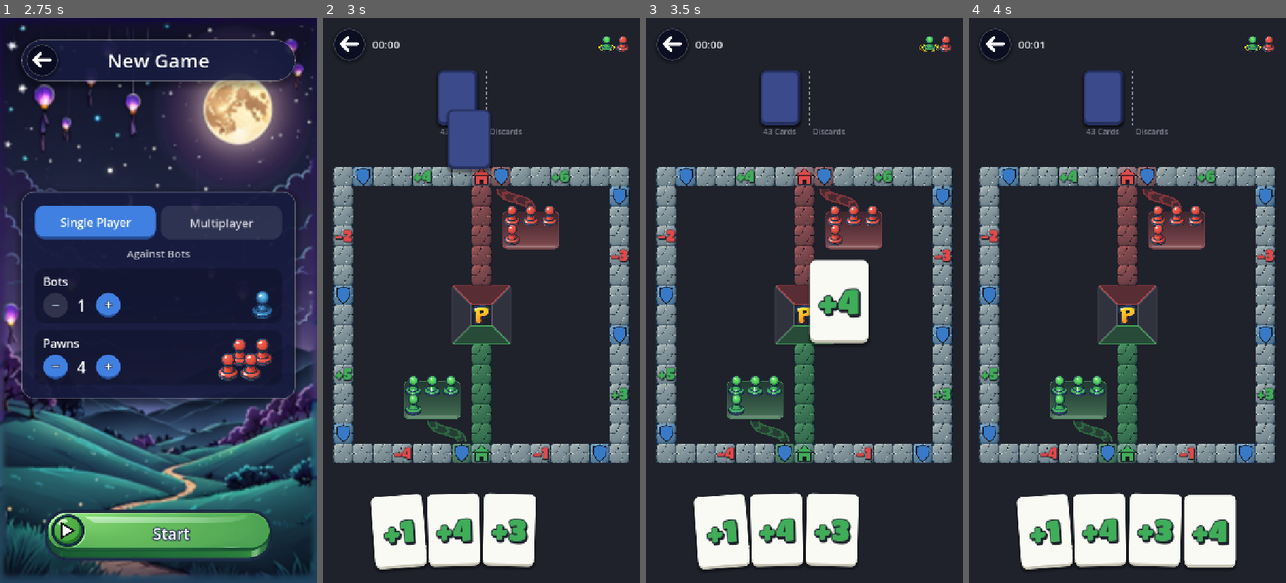
Above: before the commit, frames 1-4 (left to right).
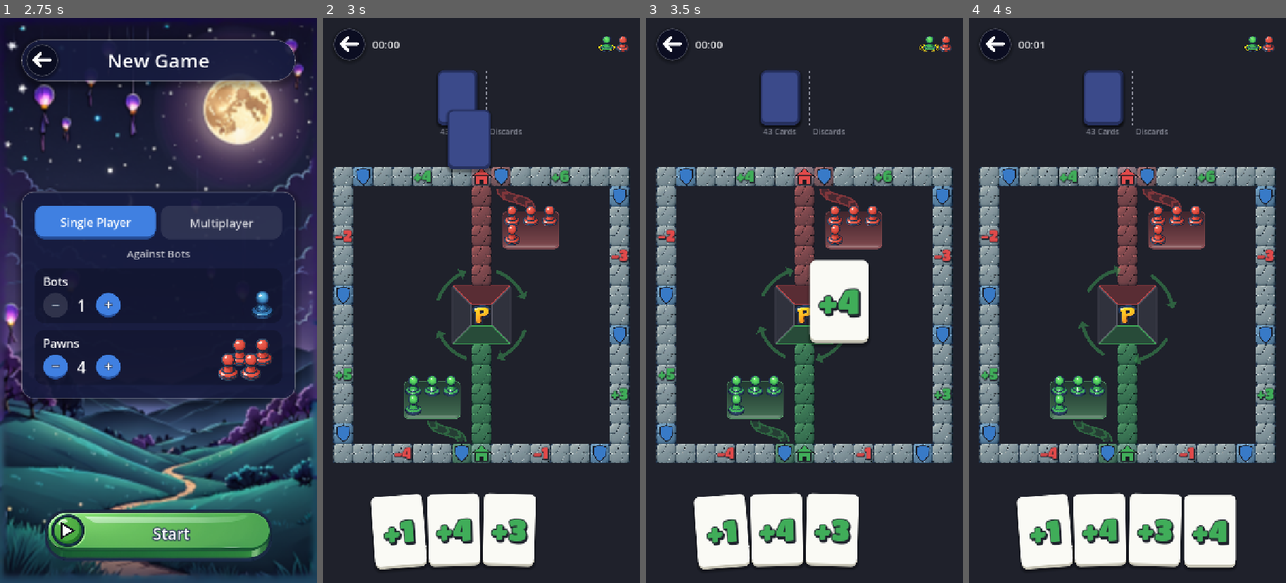
Above: after the commit, the same moments.

Repository: sezertanci/Pawnic
Game: Godot game, scene res://scenes/main.tscn
The game is run twice, just before and just after one commit, with the same random seed, the same clock (stepped at 60 frames per second) and the same inputs.
Inputs (mouse positions are in pixels of both pictures, inside the frame that each line leads up to):
- Up to frame 1 (2.75 s): click "New Game" at 0.5 s; click "Single Player" at 1.25 s; click "Single Player" at 2 s
- Up to frame 2 (3 s): click "Start" at 2.75 s
- Up to frame 3 (3.5 s): no input
- Up to frame 4 (4 s): tap Enter at 3.5 s; drag from (1127, 317) to (1159, 176) at 3.52 s

Frame 1 is identical in both runs. In frame 2, 0.4% of the frame differs, in the area x 35-65%, y 44-61%; in frame 3, 0.2%; in frame 4, 0.4%.

Commit message:
feat: tahtada dönen saat yönü oku ve nasıl oynanır maddesi
- TurnSpinner: bitiş alanının çevresinde 30 saniyede bir tur atan, sıradaki oyuncunun
  renginde yarı saydam dört oklu yay
- CircularArrow: yay ve ok başı çizimi ortak yardımcıya alındı, yenile simgesi de kullanıyor
- "Nasıl oynanır" listesine "Oyun saat yönünde oynanır." maddesi (tüm dillerde)
- PROGRESS.md: yön oku, el boyutu ve renk dengesi kararları

Co-Authored-By: Claude Opus 5.5 <noreply@anthropic.com>

Diff:
--- a/data/translations.csv
+++ b/data/translations.csv
@@ -8,6 +8,7 @@
 SET_PLAYERS,Oyuncu Sayısı,Players,Spieler,Jugadores,Joueurs,Giocatori,Jogadores,Jumlah Pemain
 SET_PAWNS,Taş Sayısı,Pawns,Figuren,Fichas,Pions,Pedine,Peões,Jumlah Bidak
 START,Başla,Start,Start,Empezar,Commencer,Inizia,Começar,Mulai
+RULE_DIRECTION,Oyun saat yönünde oynanır.,The game is played clockwise.,Gespielt wird im Uhrzeigersinn.,Se juega en el sentido de las agujas del reloj.,On joue dans le sens des aiguilles d'une montre.,Si gioca in senso orario.,Joga-se no sentido horário.,Permainan dimainkan searah jarum jam.
 RULE_DRAW,"Sıran gelince 1 kart çekersin, elindeki 4 karttan birini oynarsın.","On your turn, draw 1 card and play one  …(450 unchanged characters)…
 RULE_EXIT,Taş başlangıçtan Çıkış kartıyla ya da 6 ile çıkar.,A pawn leaves the start with an Exit card or a 6.,Eine Fig …(357 unchanged characters)…
 RULE_CAPTURE,"Rakip taşın üstüne gelirsen onu başlangıca yollarsın, kendi taşının üstüne gelemezsin. Kalkanlı karelerde …(1389 unchanged characters)…
--- a/scripts/ui/board_view.gd
+++ b/scripts/ui/board_view.gd
@@ -58,6 +58,11 @@
 var preview_seat := BoardLayout.NO_SEAT
 ## Taş animasyonlarının hız çarpanı.
 var speed_scale := 1.0
+## Sırası gelen koltuk; ortadaki dönen ok bu renkte çizilir. NO_SEAT iken ok gösterilmez.
+var turn_seat := BoardLayout.NO_SEAT:
+	set(value):
+		turn_seat = value
+		_update_spinner()
 
 var _centers: Array[Vector2] = []
 ## Evdeki taşlar, eve geliş sırasıyla; yamuktaki dizilim bu sıraya göredir.
@@ -65,12 +70,17 @@
 var _radii: Array[float] = []
 ## Oynanmakta olan hamlenin animasyonu; yoksa null.
 var _animation: PawnAnimation
+## Ortadaki dönen sıra oku; turn_seat NO_SEAT iken gizlidir.
+var _spinner := TurnSpinner.new()
 var _tween: Tween
 var _time := 0.0
 
 
 func _ready() -> void:
 	Skins.changed.connect(queue_redraw)
+	Skins.changed.connect(_update_spinner)
+	add_child(_spinner)
+	_update_spinner()
 
 
 ## Seçilebilir bir şey ya da yol önizlemesi varken dalga ve varış ışığı oynasın diye tahta her
@@ -87,6 +97,9 @@
 	var active := _active_seats()
 	_draw_links(active)
 	_draw_home_tray(active)
+	var area := _home_area()
+	_spinner.position = area.get_center()
+	_spinner.half = area.size.x / 2.0
 	for square: int in range(board.layout.square_count()):
 		if _is_visible(square, active):
 			_draw_square(square, active)
@@ -225,6 +238,14 @@
 		sides.append(_home_side(seat))
 		colors.append(skin.seat_color(seat) if active.has(seat) else skin.mark_color)
 	HomeTray.draw(self, _home_area(), sides, colors, skin, _cell_size())
+
+
+## Dönen oku sıradaki oyuncunun rengine boyar; sıra kimsede değilse gizler.
+func _update_spinner() -> void:
+	_spinner.visible = turn_seat != BoardLayout.NO_SEAT
+	_spinner.set_process(_spinner.visible)
+	if _spinner.visible:
+		_spinner.color = Skins.current.seat_color(turn_seat)
 
 
 ## Bitiş karelerinin hücrelerini kapsayan alan (piksel).
--- /dev/null
+++ b/scripts/ui/circular_arrow.gd
@@ -0,0 +1,75 @@
+class_name CircularArrow
+extends RefCounted
+## Ucunda dolu üçgen ok başı olan, saat yönünde ilerleyen yay. Yenile simgesi ve tahtanın
+## ortasındaki dönen sıra oku bunu kullanır.
+
+## Ok başının boyu (yarı genişliğine oranla).
+const HEAD_LENGTH := 1.1
+const ARC_POINTS := 24
+
+
+## start açısından end açısına giden yayı, başını yuvarlak, sonunu ok başlı çizer. Çizilen ok
+## başının köşelerini döner; kenar çizmek isteyen çağıran bunları kullanır.
+static func draw(
+	canvas: CanvasItem,
+	center: Vector2,
+	radius: float,
+	angles: Vector2,
+	width: float,
+	head_half: float,
+	color: Color
+) -> PackedVector2Array:
+	canvas.draw_arc(center, radius, angles.x, angles.y, ARC_POINTS, color, width, true)
+	canvas.draw_circle(center + Vector2.from_angle(angles.x) * radius, width / 2.0, color)
+	var base := center + Vector2.from_angle(angles.y) * radius
+	var head := _head_points(base, angles.y, head_half)
+	canvas.draw_colored_polygon(head, color)
+	return head
+
+
+## Yayın ucunda, dönüş yönünü gösteren dolu üçgen ok başı.
+static func _head_points(base: Vector2, angle: float, half: float) -> PackedVector2Array:
+	var outward := Vector2.from_angle(angle)
+	var forward := Vector2.from_angle(angle + PI / 2.0)
+	return PackedVector2Array(
+		[base + forward * half * HEAD_LENGTH, base + outward * half, base - outward * half]
+	)
+
+
+## Yayı ve ok başını tek parça, kenarları yumuşatılmış bir şekil olarak çizer; parçalar üst üste
+## binmediği için yarı saydam çizimde koyu düğümler oluşmaz. Uzunluk başına
+## points_per_radian kadar nokta kullanılır.
+static func draw_smooth(
+	canvas: CanvasItem,
+	center: Vector2,
+	radius: float,
+	angles: Vector2,
+	width: float,
+	head_half: float,
+	color: Color,
+	points_per_radian: float
+) -> void:
+	var count := maxi(ceili(absf(angles.y - angles.x) * points_per_radian), 1)
+	var line := SmoothDraw.arc_points(center, radius, angles.x, angles.y, count)
+	var head := _head_points(center + Vector2.from_angle(angles.y) * radius, angles.y, head_half)
+	var shapes: Array[PackedVector2Array] = [head]
+	for stroke: PackedVector2Array in Geometry2D.offset_polyline(
+		line, width / 2.0, Geometry2D.JOIN_ROUND, Geometry2D.END_ROUND
+	):
+		var merged: Array[PackedVector2Array] = []
+		for shape: PackedVector2Array in shapes:
+			merged.append_array(Geometry2D.merge_polygons(shape, stroke))
+		shapes = merged
+	for shape: PackedVector2Array in shapes:
+		SmoothDraw.polygon(canvas, shape, color)
+
+
+## Ok başının çevresine yuvarlak köşeli kenar çizer.
+static func draw_rim(
+	canvas: CanvasItem, points: PackedVector2Array, color: Color, width: float
+) -> void:
+	var closed := points.duplicate()
+	closed.append(points[0])
+	canvas.draw_polyline(closed, color, width, true)
+	for point: Vector2 in points:
+		canvas.draw_circle(point, width / 2.0, color)
--- a/scripts/ui/game_screen.gd
+++ b/scripts/ui/game_screen.gd
@@ -118,6 +118,7 @@
 	_show_idle_hand()
 	_refresh_table()
 	var seat := _game.current_seat()
+	_board_view.turn_seat = seat
 	if _game.is_bot_turn():
 		_play_bot_turn()
 	elif _game.human_count() > 1:
--- a/scripts/ui/replay_icon.gd
+++ b/scripts/ui/replay_icon.gd
@@ -10,15 +10,12 @@
 const RADIUS_RATIO := 0.2
 const LINE_RATIO := 0.055
 const HEAD_RATIO := 0.085
-## Ok başının boyu (yarı genişliğine oranla).
-const HEAD_LENGTH := 1.1
 ## Yayların başlangıç açıları (üstteki soldan, alttaki sağdan başlar), aralarındaki boşluk ve
 ## ok başına yer açmak için yayın ucundan kesilen açı (radyan).
 const ARC_STARTS: Array[float] = [PI, 0.0]
 const GAP_ANGLE := PI / 3.2
 const HEAD_TRIM := 0.25
 const OUTLINE_WIDTH := 2.0
-const ARC_POINTS := 24
 
 
 func _init() -> void:
@@ -39,29 +36,11 @@
 	var radius := side * RADIUS_RATIO
 	var width := side * LINE_RATIO + extra
 	for arc_start: float in ARC_STARTS:
-		var start := arc_start + GAP_ANGLE / 2.0
-		var end := arc_start + PI - GAP_ANGLE / 2.0 - HEAD_TRIM
-		draw_arc(center, radius, start, end, ARC_POINTS, color, width, true)
-		draw_circle(center + Vector2.from_angle(start) * radius, width / 2.0, color)
-		var head := _head_points(center + Vector2.from_angle(end) * radius, end, side * HEAD_RATIO)
-		draw_colored_polygon(head, color)
+		var angles := Vector2(
+			arc_start + GAP_ANGLE / 2.0, arc_start + PI - GAP_ANGLE / 2.0 - HEAD_TRIM
+		)
+		var head := CircularArrow.draw(
+			self, center, radius, angles, width, side * HEAD_RATIO, color
+		)
 		if extra > 0.0:
-			_draw_rim(head, color, extra)
-
-
-## Yayın ucunda, dönüş yönünü gösteren dolu üçgen ok başı.
-func _head_points(base: Vector2, angle: float, half: float) -> PackedVector2Array:
-	var outward := Vector2.from_angle(angle)
-	var forward := Vector2.from_angle(angle + PI / 2.0)
-	return PackedVector2Array(
-		[base + forward * half * HEAD_LENGTH, base + outward * half, base - outward * half]
-	)
-
-
-## Üçgenin çevresine yuvarlak köşeli kenar çizer.
-func _draw_rim(points: PackedVector2Array, color: Color, width: float) -> void:
-	var closed := points.duplicate()
-	closed.append(points[0])
-	draw_polyline(closed, color, width, true)
-	for point: Vector2 in points:
-		draw_circle(point, width / 2.0, color)
+			CircularArrow.draw_rim(self, head, color, extra)
--- a/scripts/ui/rule_icon.gd
+++ b/scripts/ui/rule_icon.gd
@@ -1,10 +1,10 @@
 class_name RuleIcon
 extends Control
 ## "Nasıl oynanır" ekranında bir kuralın yanındaki küçük simge: açık renkli yuvarlak bir kutu ve
-## içinde kurala özel çizim. Kartlardaki semboller (çıkış, geri yolla, ev, yıldız) ve atma işareti
-## yeniden kullanılır; renkler arayüz temasından okunur.
+## içinde kurala özel çizim. Kartlardaki semboller (çıkış, geri yolla, ev, yıldız), atma işareti
+## ve tahtadaki dönen sıra okunun yayları yeniden kullanılır; renkler arayüz temasından okunur.
 
-enum Icon { CARDS, EXIT, CAPTURE, BOOST, HOME, DISCARD, WIN }
+enum Icon { DIRECTION, CARDS, EXIT, CAPTURE, BOOST, HOME, DISCARD, WIN }
 
 const STYLE := &"RuleIcon"
 const PANEL := &"panel"
@@ -27,6 +27,11 @@
 const BOOST_SPEEDS: Array[int] = [4, -2]
 ## Atma işaretinin yarıçapı (kutuya oranla).
 const DISCARD_RADIUS := 0.3
+## Yön simgesi: tahtadaki dönen ok gibi saat yönünde dört oklu yay, ileri kartı renginde.
+## Yarıçap, çizgi kalınlığı ve ok başının yarı genişliği kutuya oranla.
+const DIRECTION_RADIUS := 0.3
+const DIRECTION_LINE := 0.07
+const DIRECTION_HEAD := 0.11
 
 var _icon := Icon.CARDS
 var _symbol := CardSymbol.new()
@@ -53,6 +58,22 @@
 			_draw_speeds()
 		Icon.DISCARD:
 			DiscardMark.draw_mark(self, size / 2.0, size.x * DISCARD_RADIUS)
+		Icon.DIRECTION:
+			_draw_direction()
+
+
+## Saat yönünde dönen dört oklu yay.
+func _draw_direction() -> void:
+	var color := get_theme_color(CardSymbol.FORWARD_COLOR, CardSymbol.STYLE)
+	var side := size.x
+	TurnSpinner.draw_arrows(
+		self,
+		size / 2.0,
+		side * DIRECTION_RADIUS,
+		side * DIRECTION_LINE,
+		side * DIRECTION_HEAD,
+		color
+	)
 
 
 ## Örnek hız değerleri kutuyu eşit genişlikte bölerek yan yana çizilir.
--- a/scripts/ui/rule_list.gd
+++ b/scripts/ui/rule_list.gd
@@ -12,6 +12,7 @@
 const SUBHEADING_VARIATION := &"RulesSubheading"
 const CARDS_HEADING := "RULES_CARDS"
 const RULES: Dictionary[RuleIcon.Icon, String] = {
+	RuleIcon.Icon.DIRECTION: "RULE_DIRECTION",
 	RuleIcon.Icon.CARDS: "RULE_DRAW",
 	RuleIcon.Icon.EXIT: "RULE_EXIT",
 	RuleIcon.Icon.CAPTURE: "RULE_CAPTURE",
--- a/scripts/ui/smooth_draw.gd
+++ b/scripts/ui/smooth_draw.gd
@@ -47,13 +47,14 @@
 	canvas.draw_circle(center, radius - width / 2.0, fill, true, -1.0, true)
 
 
-## Yayın noktaları (from'dan to'ya, radyan); stroke ile çizilmek içindir.
+## Yayın noktaları (from'dan to'ya, radyan); stroke ile çizilmek içindir. Büyük yaylarda
+## köşeler görünmesin diye count artırılabilir.
 static func arc_points(
-	center: Vector2, radius: float, from: float, to: float
+	center: Vector2, radius: float, from: float, to: float, count: int = ARC_POINTS
 ) -> PackedVector2Array:
 	var points := PackedVector2Array()
-	for index: int in range(ARC_POINTS + 1):
-		var angle := lerpf(from, to, float(index) / ARC_POINTS)
+	for index: int in range(count + 1):
+		var angle := lerpf(from, to, float(index) / count)
 		points.append(center + Vector2.from_angle(angle) * radius)
 	return points
 
--- /dev/null
+++ b/scripts/ui/turn_spinner.gd
@@ -0,0 +1,68 @@
+class_name TurnSpinner
+extends CanvasGroup
+## Tahtanın ortasındaki bitiş alanını (dört yamuğu) çevreleyen, saat yönünde yavaşça dönen dört
+## oklu yay. Taşların hangi yönde ilerlediğini gösterir; rengi sıradaki oyuncunun rengidir ve
+## altındaki kareler görünsün diye yarı saydamdır. Saydamlık CanvasGroup ile bütün çizime bir
+## kez uygulanır, böylece parçaların değdiği yerler koyulaşmaz. Yaylar bir kez çizilir; dönüş
+## yalnızca iç düğümün açısını değiştirir, tahta her karede yeniden çizilmez.
+
+## Yayların sayısı, aralarındaki boşluk ve ok başına yer açmak için yayın ucundan kesilen açı.
+const ARC_COUNT := 4
+const GAP_ANGLE := PI / 5.0
+const HEAD_TRIM := 0.2
+## Yay yarıçapı, çizgi kalınlığı ve ok başının yarı genişliği (bitiş alanının yarı boyuna oranla).
+const RADIUS_RATIO := 1.55
+const LINE_RATIO := 0.1
+const HEAD_RATIO := 0.18
+## Yay boyunca radyan başına nokta sayısı; yaylar köşeli görünmesin diye.
+const POINTS_PER_RADIAN := 48.0
+## Yayların saydamlığı (0 görünmez, 1 tam dolu).
+const OPACITY := 0.45
+## Bir tam turun süresi (saniye).
+const TURN_SECONDS := 30.0
+
+## Yayların rengi; sıra değişince güncellenir.
+var color := Color.WHITE:
+	set(value):
+		color = value
+		_arrows.queue_redraw()
+## Bitiş alanının yarı boyu (piksel); yaylar buna oranla çizilir.
+var half := 0.0:
+	set(value):
+		if is_equal_approx(half, value):
+			return
+		half = value
+		_arrows.queue_redraw()
+
+var _arrows := Node2D.new()
+
+
+func _init() -> void:
+	self_modulate.a = OPACITY
+	_arrows.draw.connect(_draw_arrows)
+	add_child(_arrows)
+
+
+func _process(delta: float) -> void:
+	_arrows.rotation = fposmod(_arrows.rotation + delta * TAU / TURN_SECONDS, TAU)
+
+
+func _draw_arrows() -> void:
+	if half > 0.0:
+		draw_arrows(
+			_arrows, Vector2.ZERO, half * RADIUS_RATIO, half * LINE_RATIO, half * HEAD_RATIO, color
+		)
+
+
+## Merkezin çevresine saat yönünü gösteren dört oklu yayı çizer; "Nasıl oynanır" simgesi de
+## bunu kullanır.
+static func draw_arrows(
+	canvas: CanvasItem, center: Vector2, radius: float, width: float, head_half: float, ink: Color
+) -> void:
+	var step := TAU / ARC_COUNT
+	for index: int in range(ARC_COUNT):
+		var start := index * step
+		var angles := Vector2(start + GAP_ANGLE / 2.0, start + step - GAP_ANGLE / 2.0 - HEAD_TRIM)
+		CircularArrow.draw_smooth(
+			canvas, center, radius, angles, width, head_half, ink, POINTS_PER_RADIAN
+		)
Not shown, added: scripts/ui/circular_arrow.gd.uid
Not shown, added: scripts/ui/turn_spinner.gd.uid
Not shown, changed: PROGRESS.md
